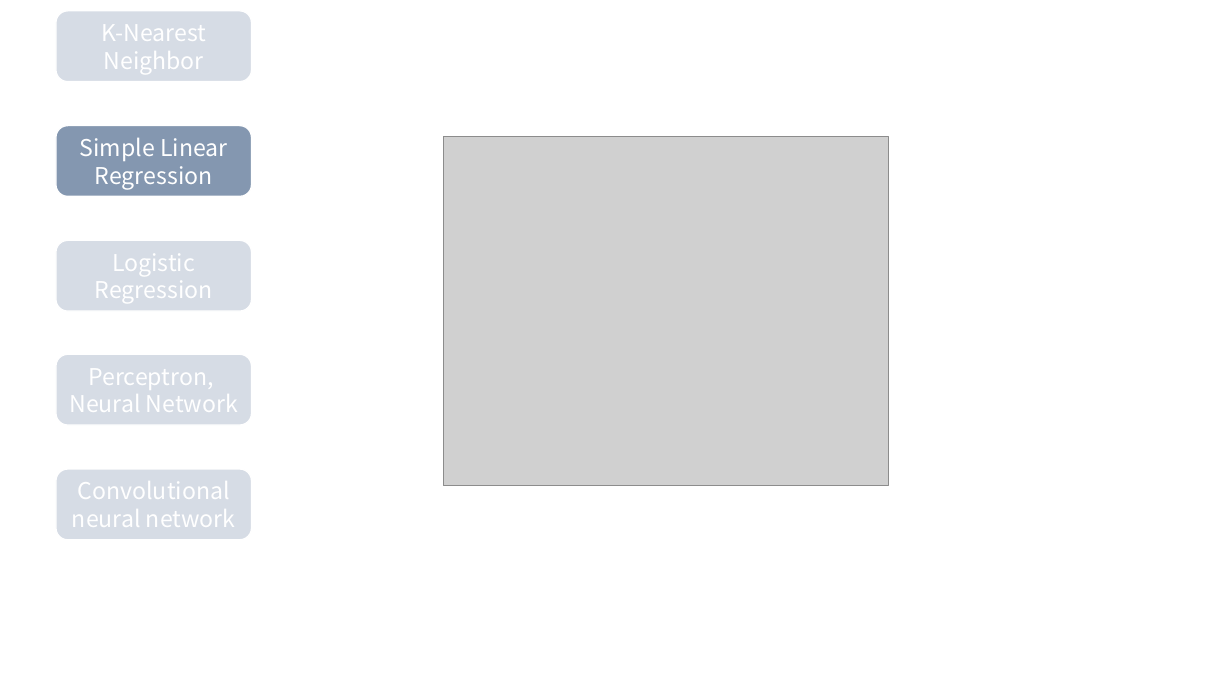
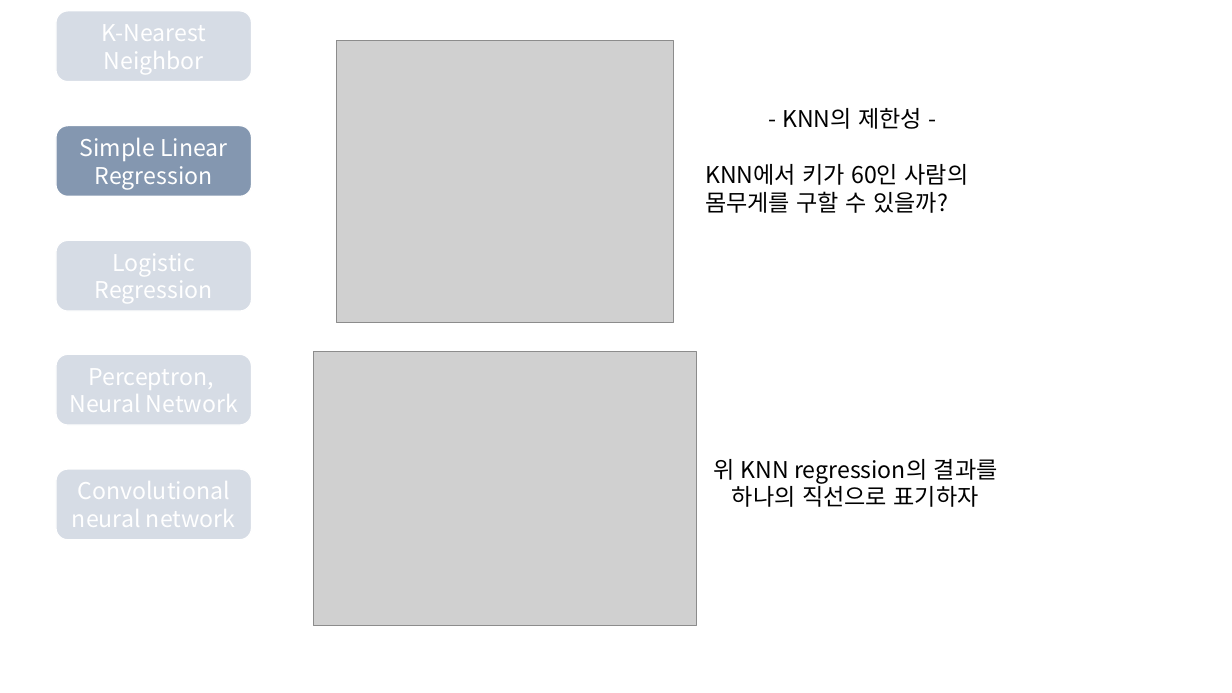
Before and after one commit to Linejin/ai_study, a slide deck: slide 12 of planning/AI seminar.pptx (slide 7 before the commit). Drawn at 1232x693 pixels with LibreOffice and Linux fonts; fonts in the diff are those of the drawing; grey boxes stand for pictures. Boxes give left, top, right and bottom in pixels: in the first picture for what was removed or moved away, otherwise in the second. Text is boxed around its words. In the diff, an @@ line names an element or a change of style, - is before the commit and + after.

```diff
--- a/planning/AI seminar.pptx
+++ b/planning/AI seminar.pptx
@@ picture added at box(336, 41, 673, 323) @@
@@ text added at box(705, 108, 969, 213), 18 pt, text #000000 @@
+- KNN의 제한성 -
+KNN에서 키가 60인 사람의
+몸무게를 구할 수 있을까?
@@ picture removed at box(444, 137, 889, 486) @@
@@ picture added at box(313, 352, 697, 627) @@
@@ text added at box(713, 459, 998, 507), 18 pt, text #000000 @@
+위 KNN regression의 결과를
+하나의 직선으로 표기하자
```
Also in this commit, not shown: 4 other slides changed, 10 slides added, 1 other file.
